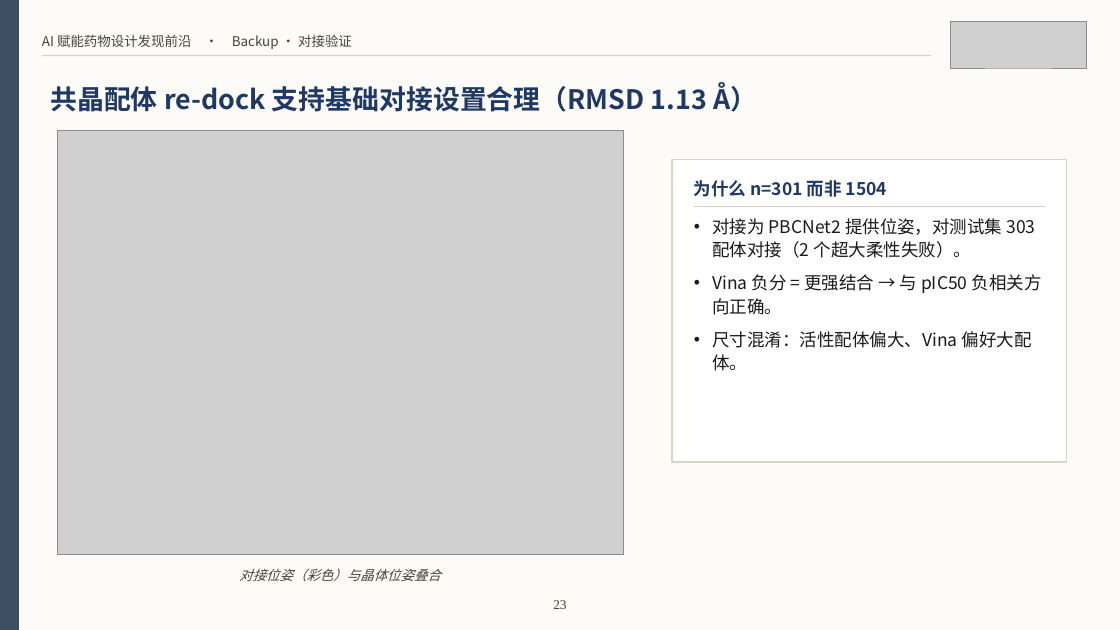
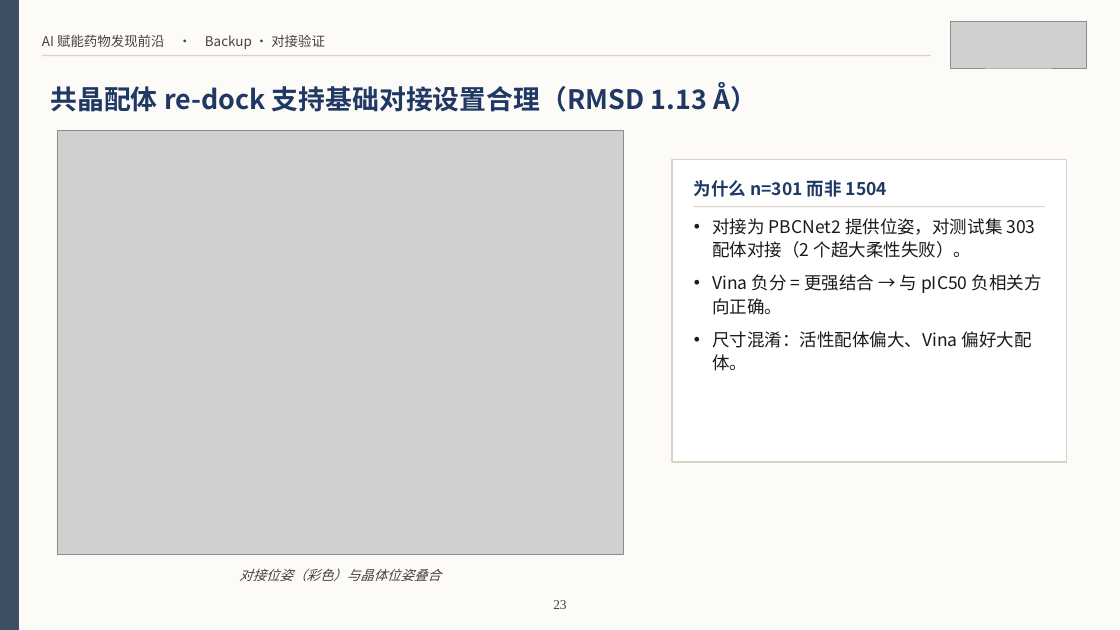
Before and after one commit to Smugpigeon/molecular-conformal-benchmark, a slide deck: slide 25 of report/课程汇报_BACE.pptx. Drawn at 1120x630 pixels with LibreOffice and Linux fonts; fonts in the diff are those of the drawing; grey boxes stand for pictures. Boxes give left, top, right and bottom in pixels: in the first picture for what was removed or moved away, otherwise in the second. Text is boxed around its words. In the diff, an @@ line names an element or a change of style, - is before the commit and + after.

```diff
--- a/report/课程汇报_BACE.pptx
+++ b/report/课程汇报_BACE.pptx
@@ text at [42, 34, 325, 49]: text changed @@
-AI 赋能药物设计发现前沿 · Backup · 对接验证
+AI 赋能药物发现前沿 · Backup · 对接验证
```
Also in this commit, not shown: 26 other slides changed, 5 other files.
